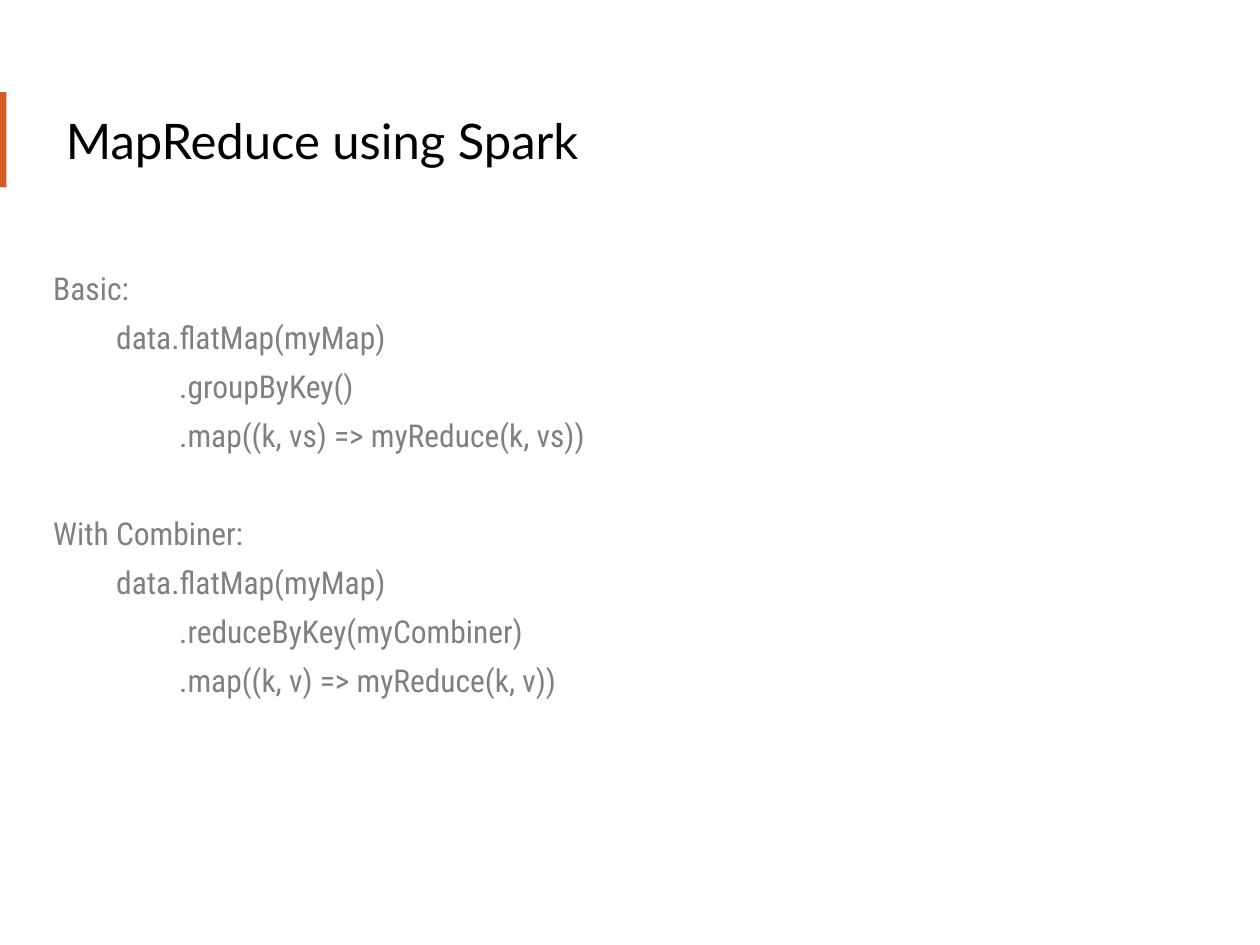
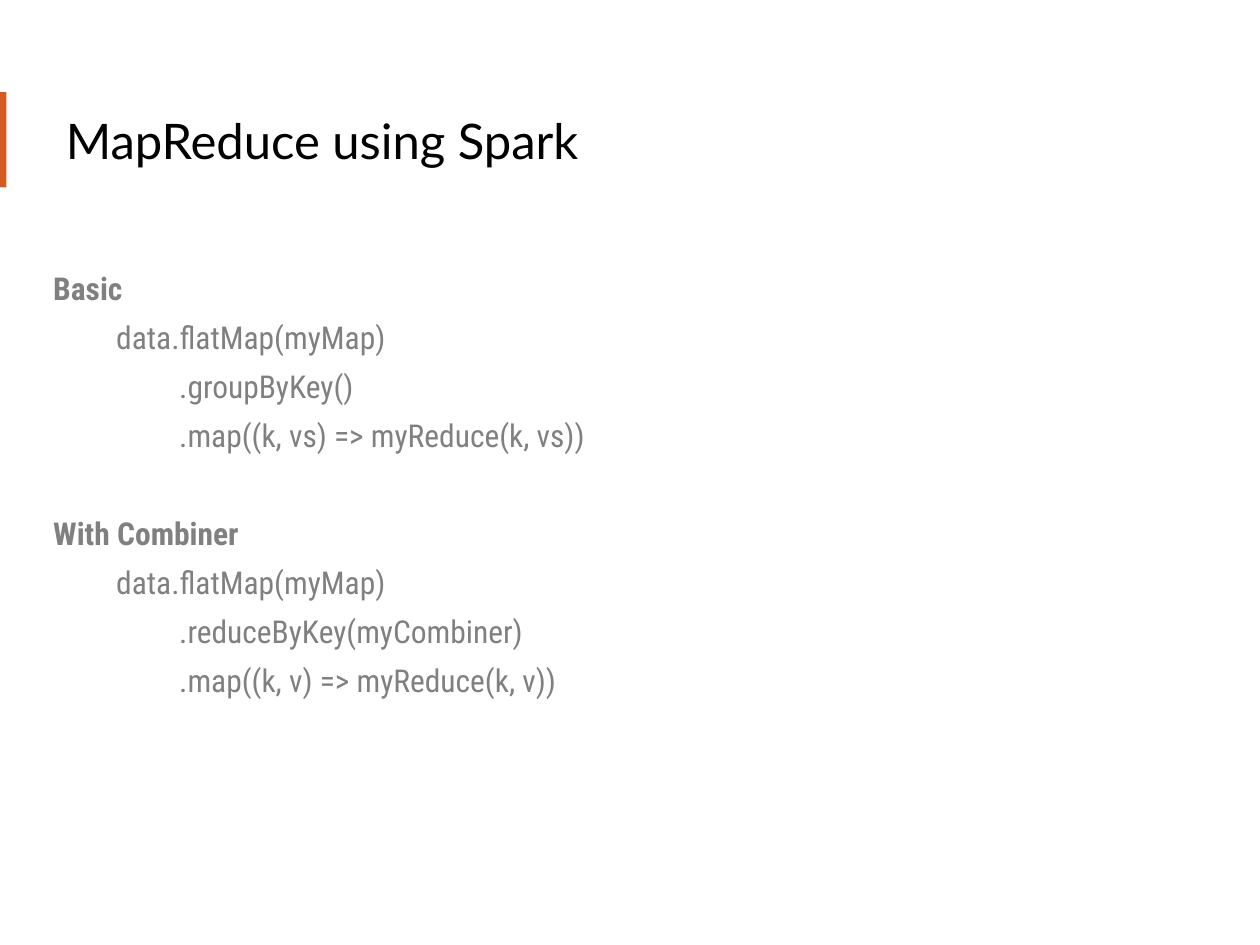
Before and after one commit to teamclairvoyant/intro-to-spark, a slide deck: slide 43 of Intro to Apache Spark Slides.pptx. Drawn at 1260x945 pixels with LibreOffice and Linux fonts; fonts in the diff are those of the drawing. Boxes give left, top, right and bottom in pixels: in the first picture for what was removed or moved away, otherwise in the second. Text is boxed around its words. In the diff, an @@ line names an element or a change of style, - is before the commit and + after.

Commit message:
Fixing spelling issues and other issues with slides after first run through

```diff
--- a/Intro to Apache Spark Slides.pptx
+++ b/Intro to Apache Spark Slides.pptx
@@ text at <box>53,277,122,300</box>: text changed; bold on @@
-Basic:
+Basic
@@ text at <box>53,521,238,545</box>: text changed; bold on @@
-With Combiner:
+With Combiner
```
Also in this commit, not shown: 13 other slides changed.
